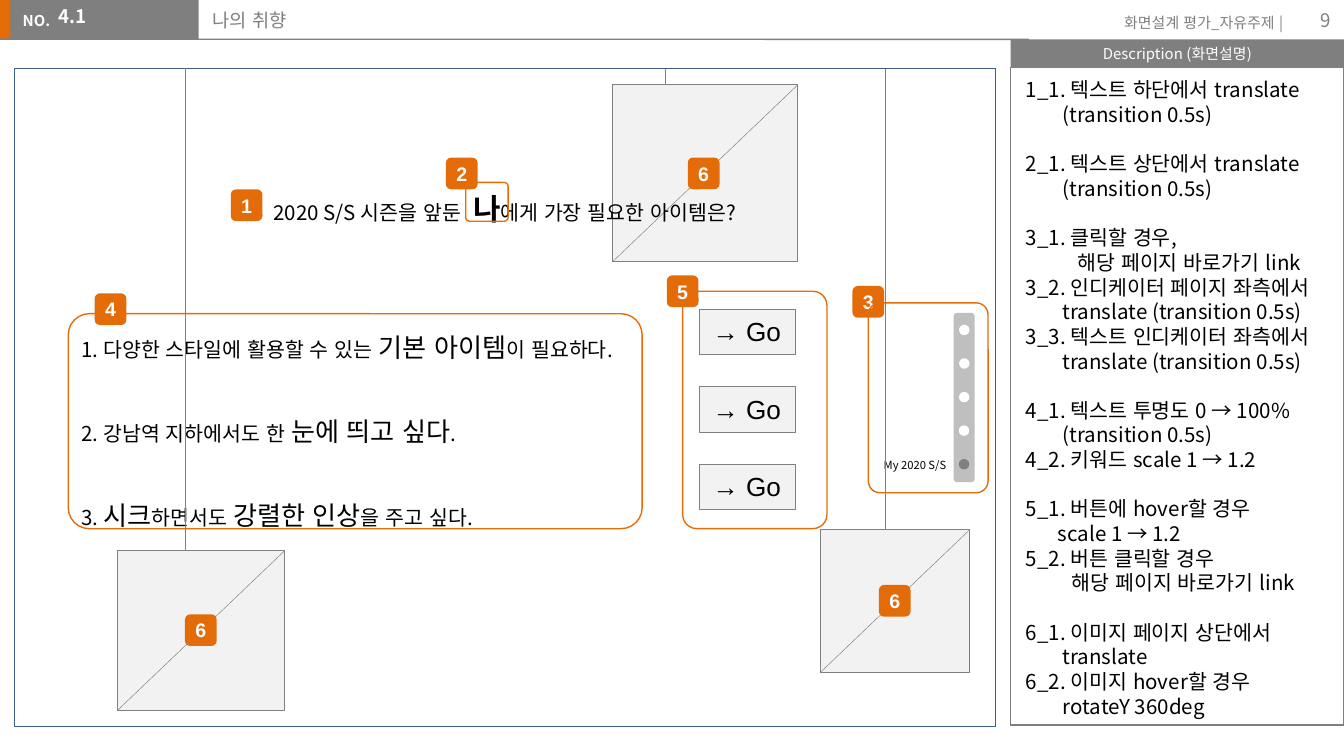
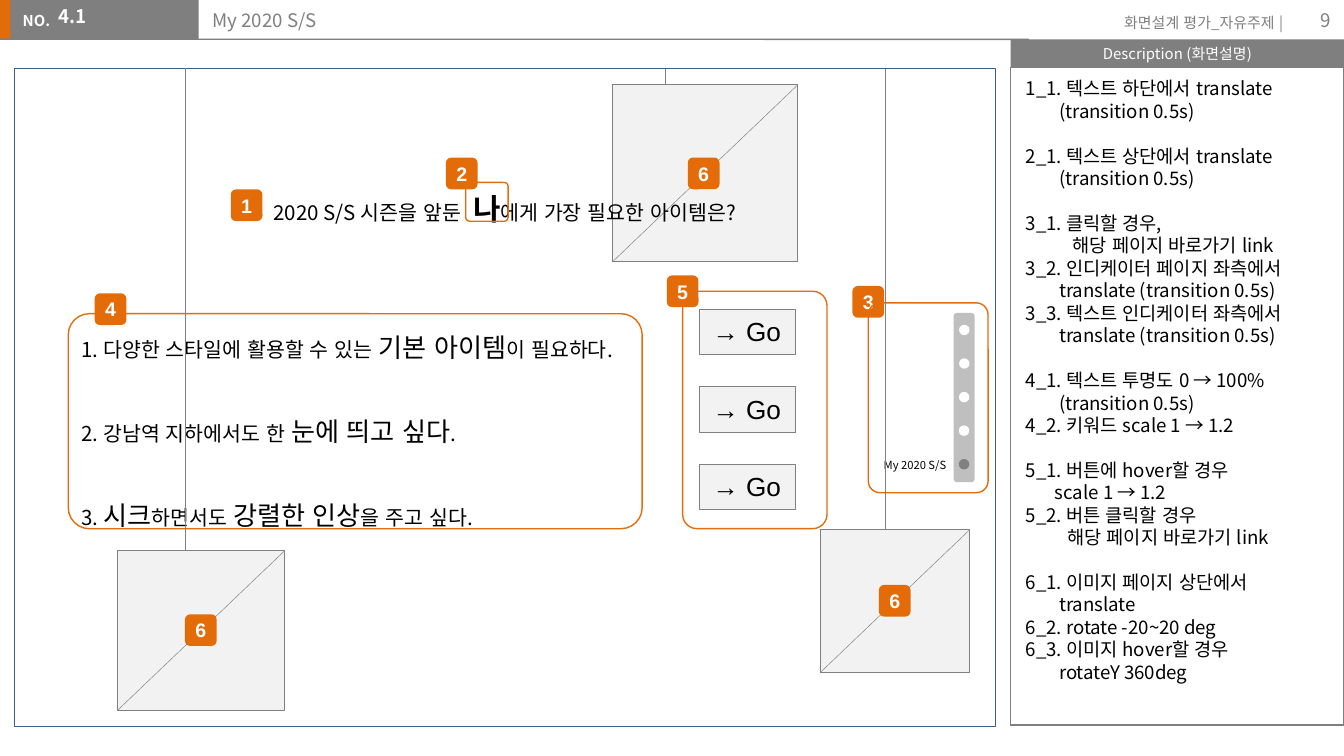
Before and after one commit to chaemilee9012/TIL2020, a slide deck: slide 9 of assignment/storyboard/이채미.pptx. Drawn at 1344x756 pixels with LibreOffice and Linux fonts; fonts in the diff are those of the drawing. Boxes give left, top, right and bottom in pixels: in the first picture for what was removed or moved away, otherwise in the second. Text is boxed around its words. In the diff, an @@ line names an element or a change of style, - is before the commit and + after.

```diff
--- a/assignment/storyboard/이채미.pptx
+++ b/assignment/storyboard/이채미.pptx
@@ title at box(213, 12, 316, 31): text changed @@
-나의 취향
+My 2020 S/S
@@ text at box(1026, 79, 1282, 684): size 11 to 10 pt @@
@@ text at box(1026, 619, 1228, 659): text changed; size 11 to 10 pt @@
-6_2. 이미지 hover할 경우
+6_2. rotate -20~20 deg
+6_3. 이미지 hover할 경우
```
Also in this commit, not shown: 2 other slides changed.
